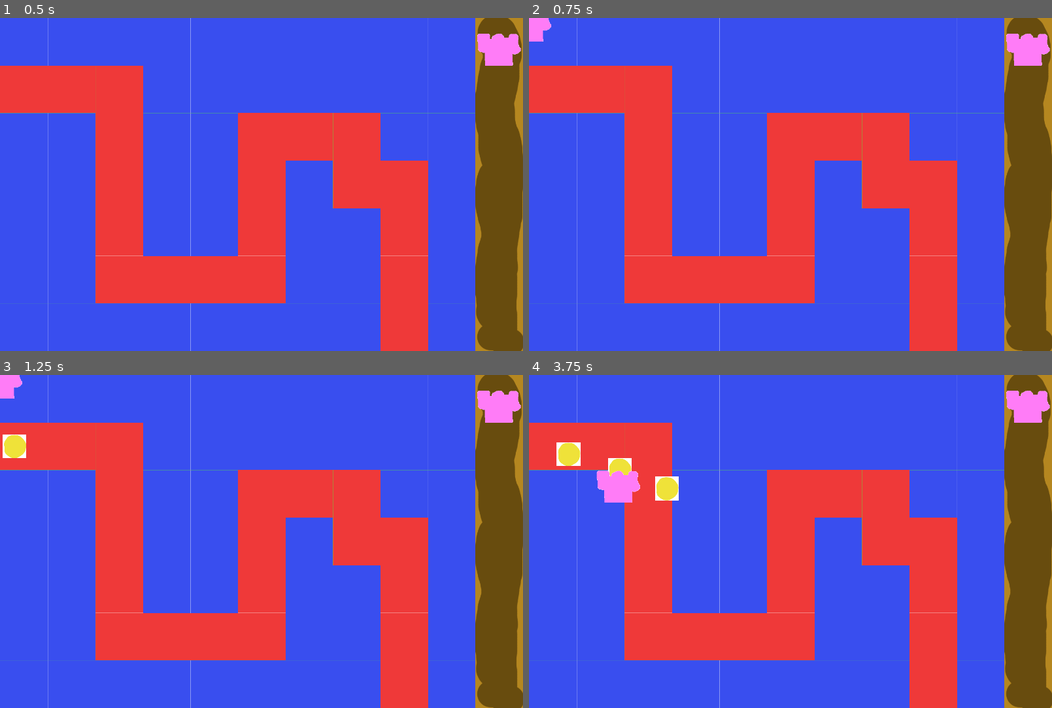
Above: before the commit, frames 1-4 (two rows, left to right).
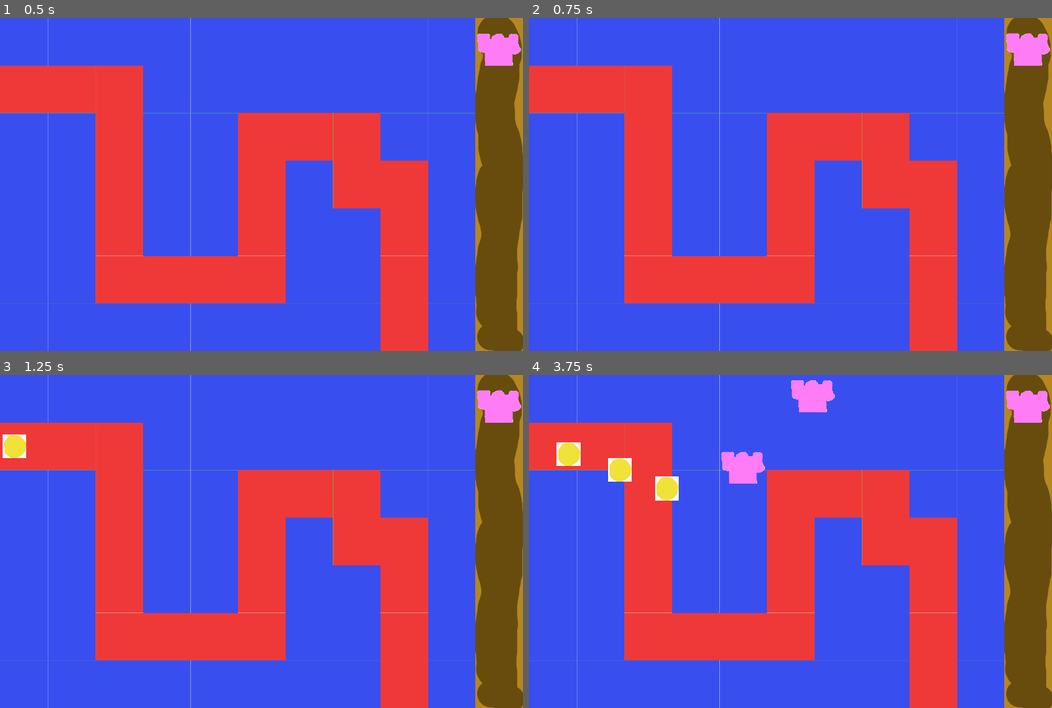
Above: after the commit, the same moments.

Repository: multimikael/Tower-Defense
Game: Godot game, scene res://main.tscn
The game is run twice, just before and just after one commit, with the same random seed, the same clock (stepped at 60 frames per second) and the same inputs.
Inputs (mouse positions are in pixels of both pictures, inside the frame that each line leads up to):
- Up to frame 1 (0.5 s): no input
- Up to frame 2 (0.75 s): click (1025, 41) at 0.5 s
- Up to frame 3 (1.25 s): no input
- Up to frame 4 (3.75 s): click (1025, 398) at 1.25 s; click (1025, 398) at 2 s; move the mouse to (905, 524) at 2.77 s; click (905, 524) at 2.92 s; move the mouse to (685, 558) at 3.52 s; click (685, 558) at 3.67 s

Frame 1 is identical in both runs. In frame 2, 0.3% of the frame differs, in the area x 0-100%, y 0-15%; in frame 3, 0.3%; in frame 4, 1.9%, in the area x 12-59%, y 1-39%.

Commit message:
Added new Tower Placement without tilemap

Diff:
--- a/GUI/TowerButton.gd
+++ b/GUI/TowerButton.gd
@@ -7,4 +7,4 @@
 
 func _on_TextureButton_pressed():
 	print("Clicked " + self.name)
-	main.emit_signal("new_ghost_tower", self.name)
+	main.emit_signal("new_tower", self.name, true, get_viewport().get_mouse_position())
--- a/main.gd
+++ b/main.gd
@@ -3,17 +3,16 @@
 var target = preload("res://target.tscn")
 var Tower1 = preload("res://towers/Tower1.gd")
 
-signal new_ghost_tower(type)
+signal new_tower(type, is_ghost, pos)
 
 onready var start_pos = get_node("start_pos").get_position()
 onready var end_pos = get_node("end_pos").get_position()
 onready var nav = get_node("nav")
 onready var map = get_node("nav/map")
-onready var tower_map = get_node("tower_map")
 
 func _ready():
 	connect("new_ghost_tower", self, "_on_new_ghost_tower")
-
+	connect("new_tower", self, "_on_new_tower")
 
 func _on_target_timer_timeout():
 	var t = target.instance()
@@ -22,10 +21,10 @@
 	t.goal = end_pos
 	t.nav = nav
 
-func _on_new_ghost_tower(type):
+func _on_new_tower(type, is_ghost, pos):
 	match type:
 		"TOWER1":
-			add_child(Tower1.new(true))
+			add_child(Tower1.new(is_ghost, pos))
 
 #func _process(delta):
 #	# Called every frame. Delta is time since last frame.
--- a/main.tscn
+++ b/main.tscn
@@ -8,7 +8,6 @@
 script = ExtResource( 1 )
 
 [node name="nav" type="Navigation2D" parent="."]
-editor/display_folded = true
 
 [node name="map" type="TileMap" parent="nav"]
 tile_set = ExtResource( 2 )
--- a/towers/Tower.gd
+++ b/towers/Tower.gd
@@ -1,17 +1,33 @@
 extends Node2D
+
+const FORBIDDEN_TILE = 1
 
 var type
 var timer
-var isGhost
+var is_ghost
 var sprite
 
-func _init(type, isGhost):
+onready var main = get_node("/root/main")
+onready var map = get_node("/root/main/nav/map")
+
+func _init(type, is_ghost, pos):
 	self.type = type
-	self.isGhost = isGhost
+	self.is_ghost = is_ghost
 	self.sprite = Sprite.new()
+	self.set_position(pos)
 	add_child(sprite)
 
 func _input(event):
-	if isGhost:
+	if is_ghost:
 		if event is InputEventMouseMotion:
 			self.set_position(event.global_position)
+		if event is InputEventMouseButton:
+			if event.button_index == BUTTON_LEFT:
+				var coord = map.world_to_map(event.global_position)
+				var tile = map.get_cell(coord.x, coord.y)
+				print(tile)
+				if tile != FORBIDDEN_TILE:
+					main.emit_signal("new_tower", self.type, false, event.global_position)
+					self.queue_free()
+			elif event.button_index == BUTTON_RIGHT:
+				self.queue_free()
--- a/towers/Tower1.gd
+++ b/towers/Tower1.gd
@@ -1,5 +1,5 @@
 extends "Tower.gd"
 
-func _init(isGhost).("TOWER1", isGhost):
+func _init(is_ghost, pos).("TOWER1", is_ghost, pos):
 	var res = load("res://towers/TOWER1.png")
 	sprite.texture = res
